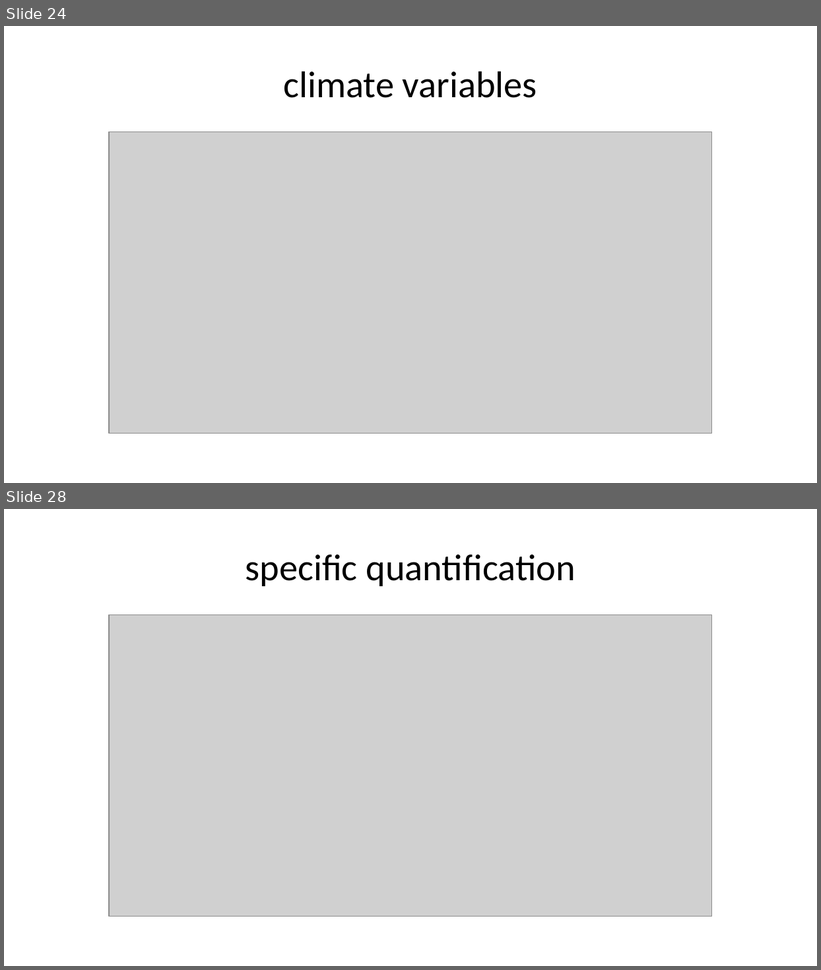
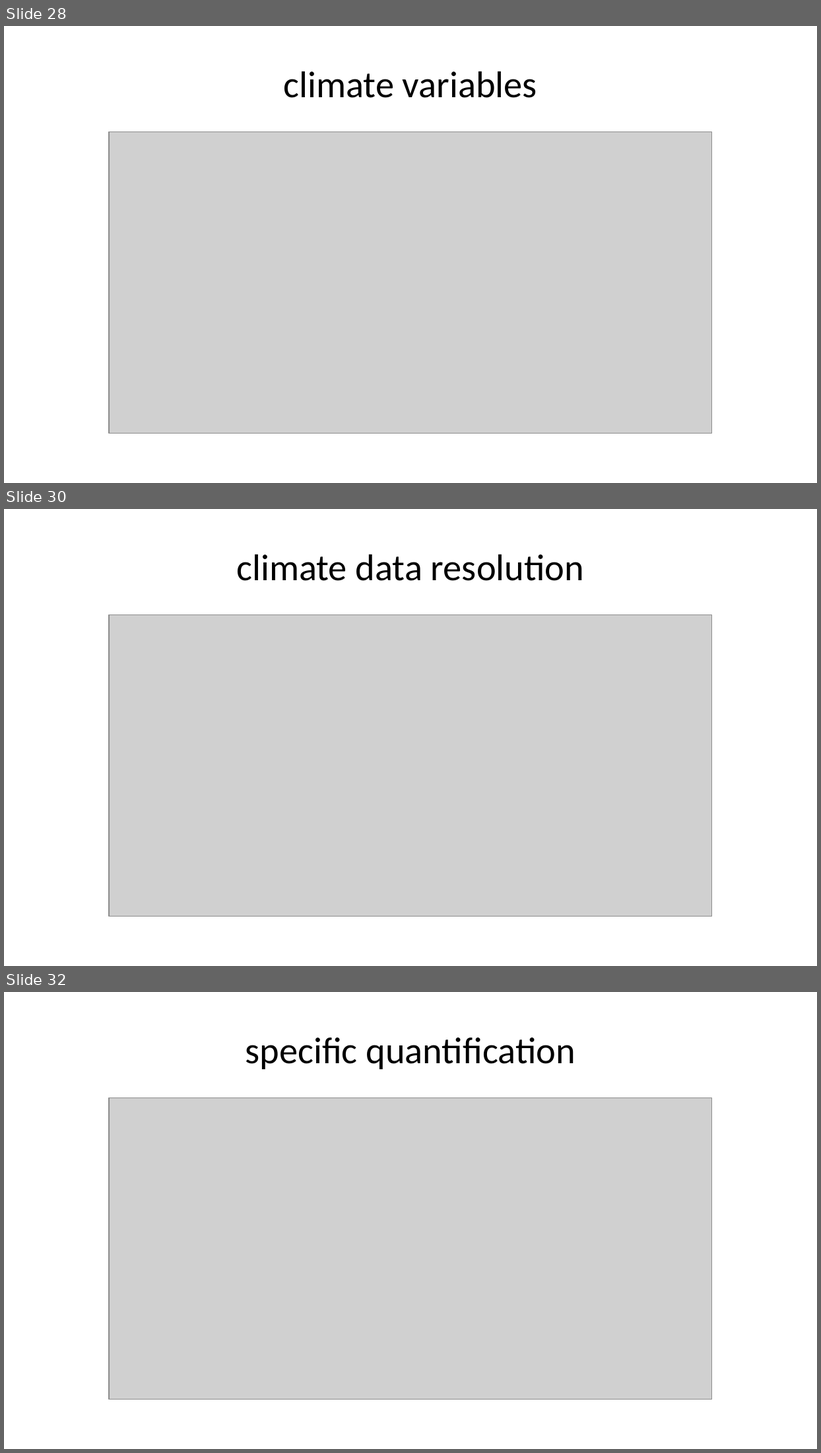
Before and after one commit to admahood/microrefugia_review, a slide deck: microrefugia_review.pptx. Shown one above the other, each under a label of ours: slides 24 and 28 before the commit, slides 28, 30 and 32 after it; the slides between them are not shown. The pictures are 821x970 and 821x1453 pixels, drawn with LibreOffice and Linux fonts; fonts in the diff are those of the drawing; grey boxes stand for pictures. Boxes give left, top, right and bottom in pixels: in the first picture for what was removed or moved away, otherwise in the second. Text is boxed around its words. In the diff, an @@ line names an element or a change of style, - is before the commit and + after.

```diff
--- a/microrefugia_review.pptx
+++ b/microrefugia_review.pptx
@@ slide 30 added at [4,509,817,966], background #FFFFFF @@
@@ title added at [236,554,584,581], 33 pt, text #000000 @@
+climate data resolution
@@ picture added at [109,615,712,917] @@
@@ what was slide 24 is now slide 28 @@
@@ what was slide 28 is now slide 32 @@
```
Also in this commit, not shown: 7 other slides added, 4 slides removed, 5 other files.
